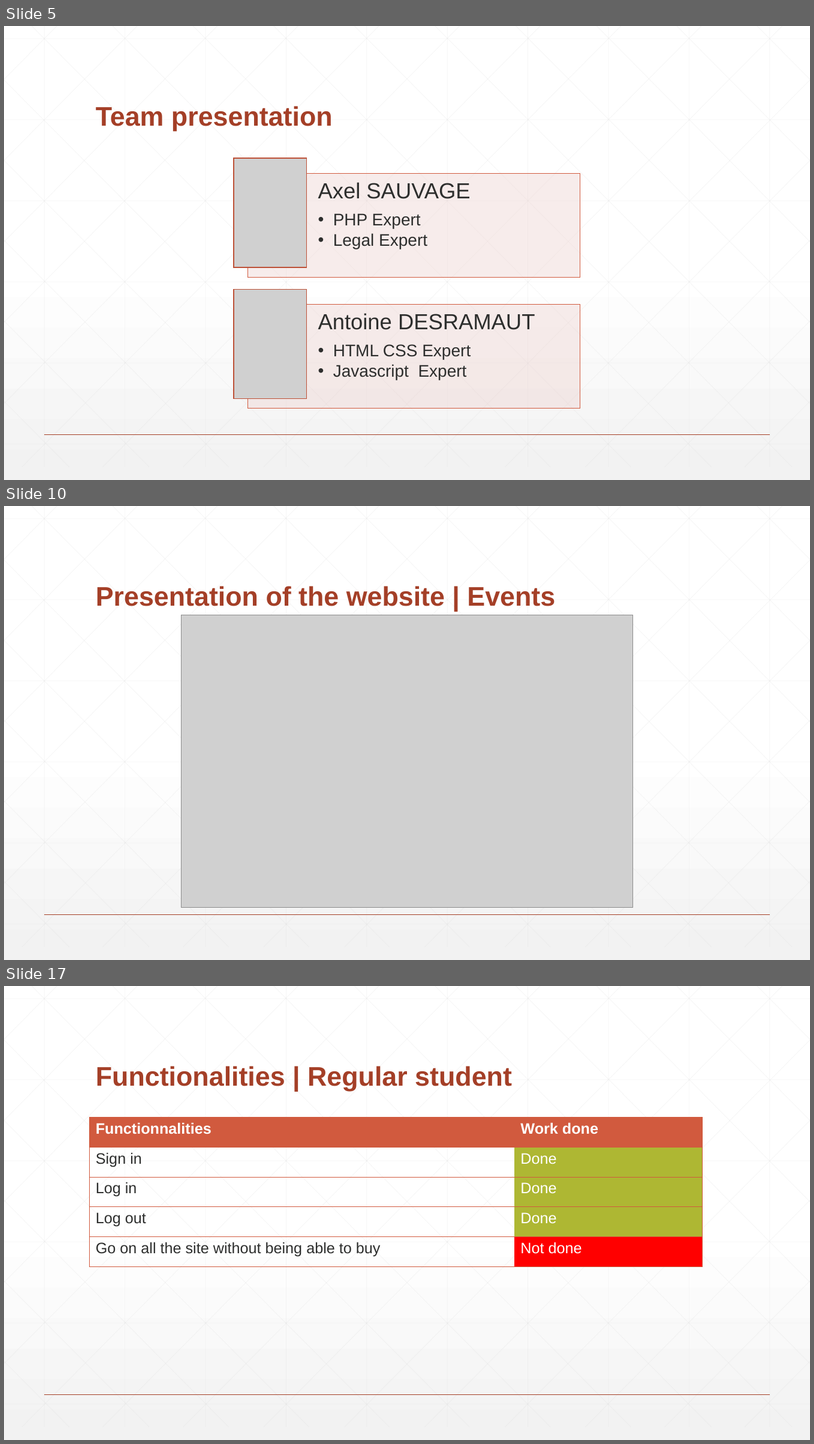
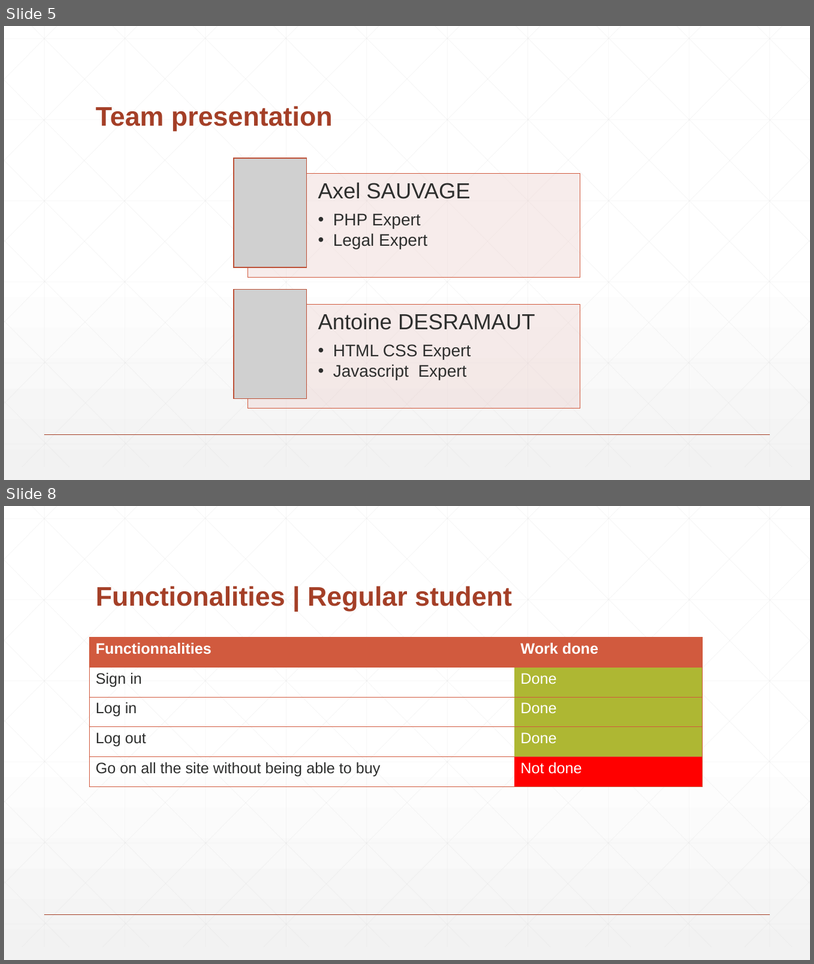
Before and after one commit to PaulFICOT/CESI_A2_Web_G2, a slide deck: Présentation/Web Project.pptx. Shown one above the other, each under a label of ours: slides 5, 10 and 17 before the commit, slides 5 and 8 after it; the slides between them are not shown. The pictures are 814x1444 and 814x964 pixels, drawn with LibreOffice and Linux fonts; fonts in the diff are those of the drawing; grey boxes stand for pictures. Boxes give left, top, right and bottom in pixels: in the first picture for what was removed or moved away, otherwise in the second. Text is boxed around its words. In the diff, an @@ line names an element or a change of style, - is before the commit and + after.

```diff
--- a/Présentation/Web Project.pptx
+++ b/Présentation/Web Project.pptx
@@ slide 10 removed at (4,506,810,960), background gradient #FFFFFF to #F2F2F2; not listed: 47 template elements that a slide beside it also shows @@
@@ title removed at (96,586,555,606) @@
-Presentation of the website | Events
@@ picture removed at (181,615,633,907) @@
@@ what was slide 17 is now slide 8 @@
```
Also in this commit, not shown: 2 slides changed, 1 slide added, 9 other slides removed, 1 other file.
